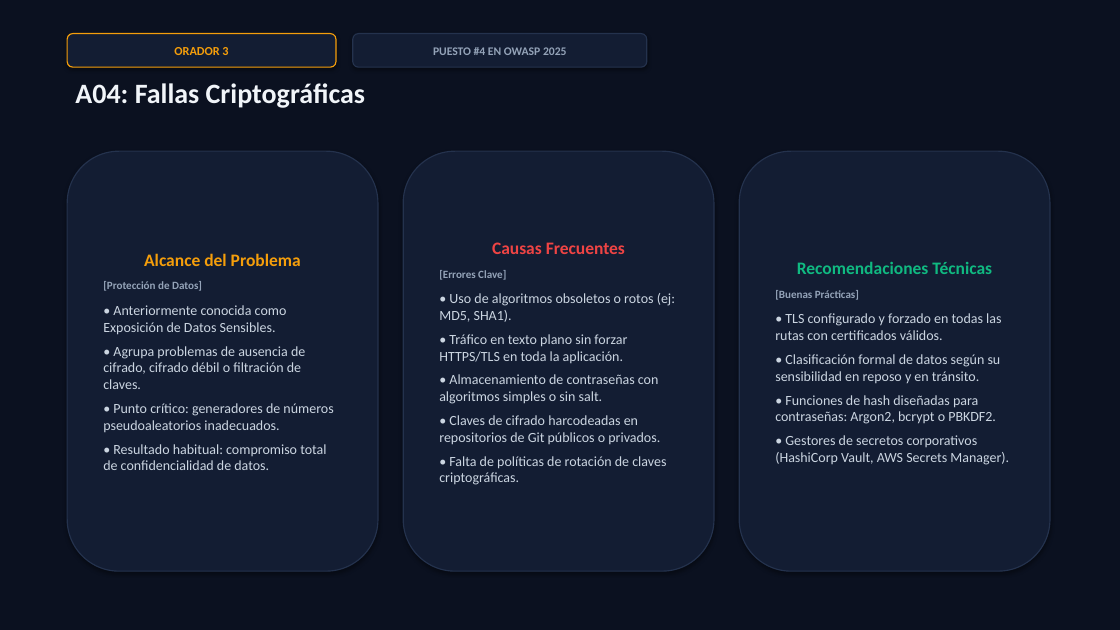
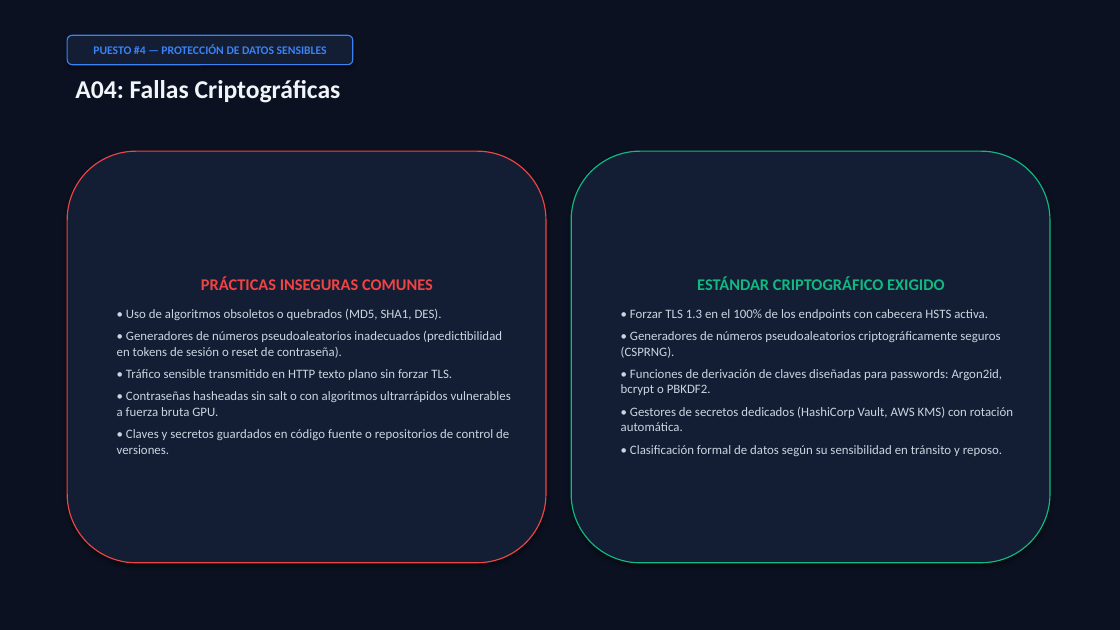
Before and after one commit to Vgarzaniti/SeguridadTP, a slide deck: slide 8 of OWASP_Top_10_2025_Presentacion.pptx. Drawn at 1120x630 pixels with LibreOffice and Linux fonts; fonts in the diff are those of the drawing. Boxes give left, top, right and bottom in pixels: in the first picture for what was removed or moved away, otherwise in the second. Text is boxed around its words. In the diff, an @@ line names an element or a change of style, - is before the commit and + after.

```diff
--- a/OWASP_Top_10_2025_Presentacion.pptx
+++ b/OWASP_Top_10_2025_Presentacion.pptx
@@ rounded rectangle "PUESTO #4 — PROTECCIÓN DE ...": place and size @@
-rounded rectangle "PUESTO #4 — PROTECCIÓN DE ..." at box(67, 34, 336, 67)
+rounded rectangle "PUESTO #4 — PROTECCIÓN DE ..." at box(67, 35, 353, 65)
@@ rounded rectangle "PUESTO #4 — PROTECCIÓN DE ..." at box(67, 35, 353, 65): outline #F59E0B 1 pt to #3B82F6 1 pt @@
@@ text in rounded rectangle at box(93, 45, 327, 54): text changed; size 10.5 to 10 pt; text colour #F59E0B to #3B82F6 @@
-ORADOR 3
+PUESTO #4 — PROTECCIÓN DE DATOS SENSIBLES
@@ rounded rectangle removed at box(353, 34, 647, 67) @@
-PUESTO #4 EN OWASP 2025
@@ text "A04: Fallas Criptográficas" at box(75, 80, 341, 103): size 24 to 22 pt @@
@@ rounded rectangle added at box(67, 151, 546, 563), fill #131D33, outline #EF4444 1 pt, 11 pt, text #CBD5E1 @@
+PRÁCTICAS INSEGURAS COMUNES
+• Uso de algoritmos obsoletos o quebrados (MD5, SHA1, DES).
+• Generadores de números pseudoaleatorios inadecuados (predictibilidad en tokens de sesión o reset de contraseña).
+• Tráfico sensible transmitido en HTTP texto plano sin forzar TLS.
+• Contraseñas hasheadas sin salt o con algoritmos ultrarrápidos vulnerables a fuerza bruta GPU.
+• Claves y secretos guardados en código fuente o repositorios de control de versiones.
@@ rounded rectangle removed at box(403, 151, 714, 571) @@
-Causas Frecuentes
-[Errores Clave]
-• Uso de algoritmos obsoletos o rotos (ej: MD5, SHA1).
-• Tráfico en texto plano sin forzar HTTPS/TLS en toda la aplicación.
-• Almacenamiento de contraseñas con algoritmos simples o sin salt.
-• Claves de cifrado harcodeadas en repositorios de Git públicos o privados.
-• Falta de políticas de rotación de claves criptográficas.
@@ rounded rectangle "ESTÁNDAR CRIPTOGRÁFICO EXIGIDO": place and size @@
-rounded rectangle "ESTÁNDAR CRIPTOGRÁFICO EXIGIDO" at box(67, 151, 378, 571)
+rounded rectangle "ESTÁNDAR CRIPTOGRÁFICO EXIGIDO" at box(571, 151, 1050, 563)
@@ rounded rectangle "ESTÁNDAR CRIPTOGRÁFICO EXIGIDO" at box(571, 151, 1050, 563): outline #24324D 1 pt to #10B981 1 pt @@
@@ rounded rectangle removed at box(739, 151, 1050, 571) @@
-Recomendaciones Técnicas
-[Buenas Prácticas]
-• TLS configurado y forzado en todas las rutas con certificados válidos.
-• Clasificación formal de datos según su sensibilidad en reposo y en tránsito.
-• Funciones de hash diseñadas para contraseñas: Argon2, bcrypt o PBKDF2.
-• Gestores de secretos corporativos (HashiCorp Vault, AWS Secrets Manager).
@@ text in rounded rectangle at box(621, 277, 1013, 456): text changed; size 12 to 11 pt @@
-Alcance del Problema
-[Protección de Datos]
-• Anteriormente conocida como Exposición de Datos Sensibles.
-• Agrupa problemas de ausencia de cifrado, cifrado débil o filtración de claves.
-• Punto crítico: generadores de números pseudoaleatorios inadecuados.
-• Resultado habitual: compromiso total de confidencialidad de datos.
+ESTÁNDAR CRIPTOGRÁFICO EXIGIDO
+• Forzar TLS 1.3 en el 100% de los endpoints con cabecera HSTS activa.
+• Generadores de números pseudoaleatorios criptográficamente seguros (CSPRNG).
+• Funciones de derivación de claves diseñadas para passwords: Argon2id, bcrypt o PBKDF2.
+• Gestores de secretos dedicados (HashiCorp Vault, AWS KMS) con rotación automática.
+• Clasificación formal de datos según su sensibilidad en tránsito y reposo.
```
Also in this commit, not shown: 6 other slides changed, 6 slides added, 6 slides removed, 2 other files.
